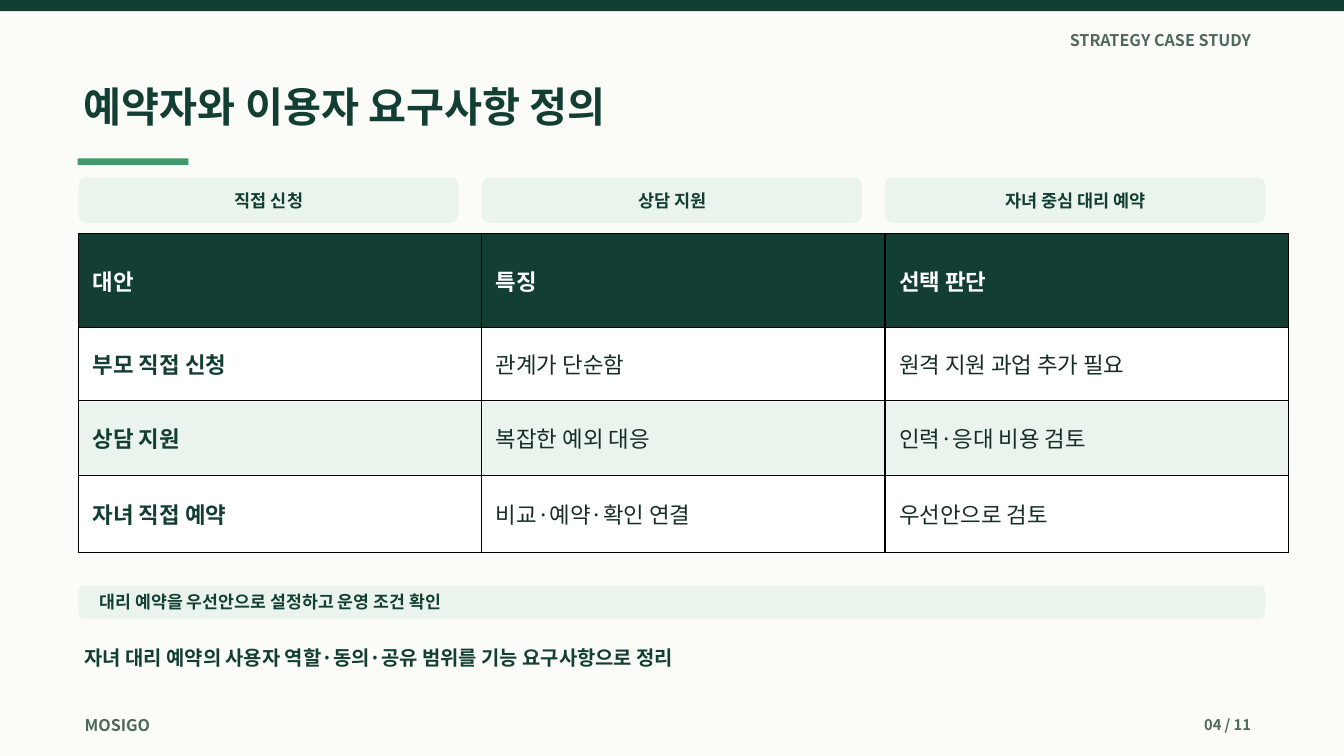
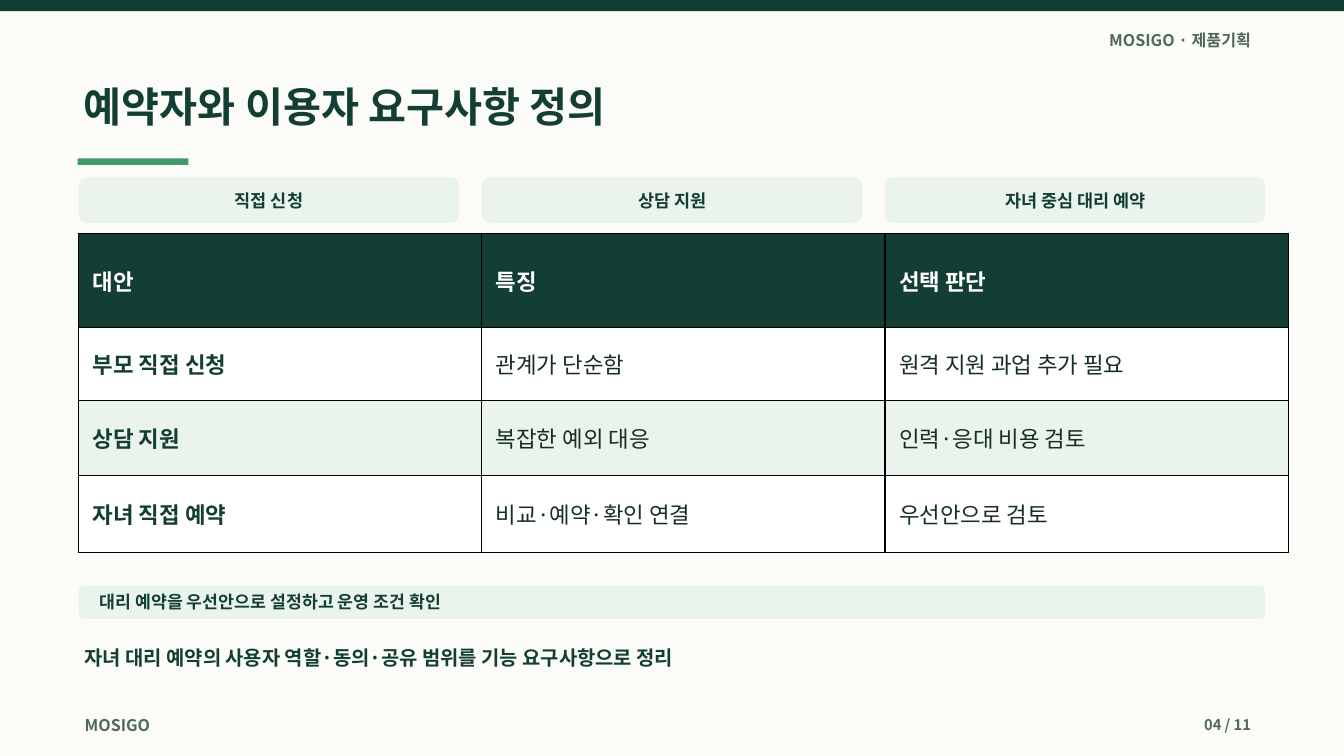
Before and after one commit to dohyunkimmm/mosigo-case-study, a slide deck: slide 4 of downloads/mosigo_report.pptx. Drawn at 1344x756 pixels with LibreOffice and Linux fonts; fonts in the diff are those of the drawing. Boxes give left, top, right and bottom in pixels: in the first picture for what was removed or moved away, otherwise in the second. Text is boxed around its words. In the diff, an @@ line names an element or a change of style, - is before the commit and + after.

Commit message:
docs: keep internal QA private and present MOSIGO as user-centered PRD
* copy: remove technical QA from portfolio and foreground user-centered PRD

* docs: keep PRD user-centered and remove public QA appendix link

* privacy: move QA appendix into private repo and exclude verification files from public Vercel site

* test: keep public PRD clean and verify private QA appendix separately

* test: ensure public PRD no longer links technical QA and QA appendix returns 404

* copy: keep editable slides focused on user needs and product design

* docs: prevent QA/English boilerplate returning when presentation binaries regenerate

* test: validate product-planning deck without internal QA or spreadsheet filenames

* copy: remove technical QA wording from business plan supporting pages

* docs: sync private-QA-free presentation, business plan and 26 public previews

* test: normalize PDF text extraction spacing for updated slide commentary

```diff
--- a/downloads/mosigo_report.pptx
+++ b/downloads/mosigo_report.pptx
@@ text at bbox=[1109, 32, 1251, 48]: text changed @@
-STRATEGY CASE STUDY
+MOSIGO · 제품기획
```
Also in this commit, not shown: 9 other slides changed, 38 other files.
